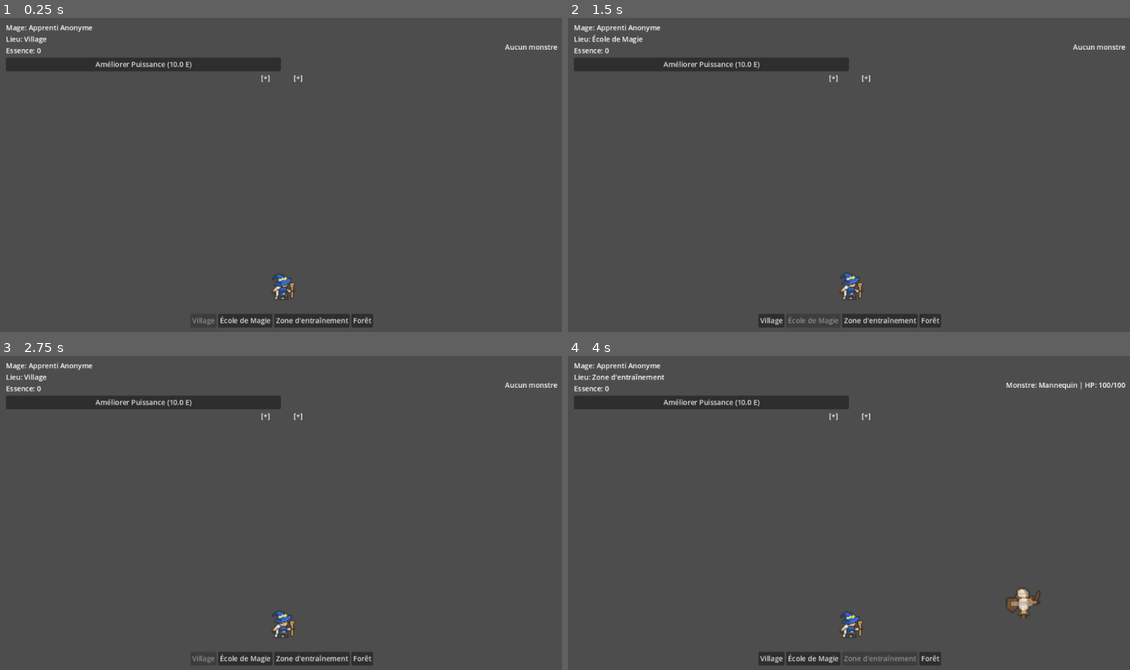
Above: before the commit, frames 1-4 (two rows, left to right).
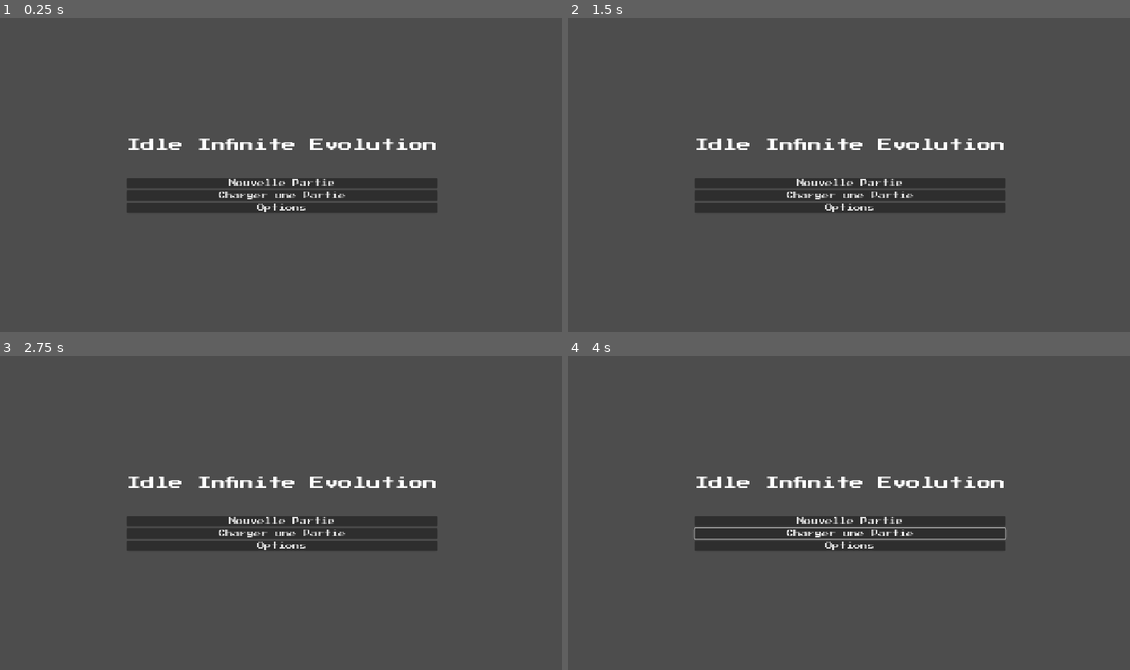
Above: after the commit, the same moments.

Repository: Azeratorre/idle-spell
Game: Godot game, scene res://scenes/Launcher.tscn
Two runs of this game, one before a commit and one after it. Both use one fixed random seed, a clock stepped at 60 frames per second and the inputs below. Before the commit the project starts from res://scenes/Game.tscn.
Inputs (mouse positions are in pixels of both pictures, inside the frame that each line leads up to):
- Up to frame 1 (0.25 s): no input
- Up to frame 2 (1.5 s): click (714, 65) at 0.5 s, where only the run before the commit has a clickable "Améliorer Puissance (10.0 E)"; click (815, 319) at 1.25 s, where only the run before the commit has a clickable "École de Magie"
- Up to frame 3 (2.75 s): click (202, 657) at 2 s, where only the run before the commit has a clickable "Village"
- Up to frame 4 (4 s): click (849, 531) at 2.75 s, where only the run after the commit has a clickable "Charger une Partie"; click (882, 657) at 3.5 s, where only the run before the commit has a clickable "Zone d'entraînement"

The runs differ from the first frame. In frame 1, 9.5% of the frame differs, in the area x 1-100%, y 2-99%; in frame 2, 9.4%; in frame 3, 9.5%; in frame 4, 10%.

Commit message:
feat: Implement launcher, save/load system, and visual theme

Diff:
--- /dev/null
+++ b/assets/shaders/gradient_text.gdshader
@@ -0,0 +1,19 @@
+shader_type canvas_item;
+
+// Uniforms sont des variables que l'on peut changer depuis l'éditeur Godot
+uniform vec4 color_top : source_color = vec4(1.0, 0.5, 0.8, 1.0); // Rose clair par défaut
+uniform vec4 color_bottom : source_color = vec4(0.8, 0.2, 0.6, 1.0); // Rose foncé par défaut
+
+void fragment() {
+	// On récupère la couleur de base du texte (généralement blanc)
+	vec4 original_color = texture(TEXTURE, UV);
+
+	// UV.y va de 0.0 (en haut) à 1.0 (en bas).
+	// On utilise mix() pour mélanger les deux couleurs en fonction de cette coordonnée.
+	vec4 gradient_color = mix(color_top, color_bottom, UV.y);
+
+	// On multiplie la couleur du dégradé par la couleur originale.
+	// Comme le texte est blanc, blanc * dégradé = dégradé.
+	// L'alpha de la couleur originale permet de ne dessiner que là où il y a du texte.
+	COLOR = gradient_color * original_color;
+}
--- /dev/null
+++ b/assets/themes/main_theme.tres
@@ -0,0 +1,15 @@
+[gd_resource type="Theme" load_steps=4 format=3]
+
+[ext_resource type="FontFile" path="res://assets/fonts/PressStart2P-Regular.ttf" id="1_font"]
+[ext_resource type="Shader" path="res://assets/shaders/gradient_text.gdshader" id="2_shader"]
+
+[sub_resource type="ShaderMaterial" id="ShaderMaterial_1"]
+shader = ExtResource("2_shader")
+shader_parameter/color_top = Color(1, 0.5, 0.8, 1)
+shader_parameter/color_bottom = Color(0.8, 0.2, 0.6, 1)
+
+[resource]
+default_font = ExtResource("1_font")
+default_font_size = 16
+Label/colors/font_color = Color(1, 1, 1, 1)
+Label/materials/font_material = SubResource("ShaderMaterial_1")
--- a/project.godot
+++ b/project.godot
@@ -11,24 +11,24 @@
 [application]
 
 config/name="Idle Spell"
-run/main_scene="res://scenes/Game.tscn"
+run/main_scene="res://scenes/Launcher.tscn"
 config/features=PackedStringArray("4.4", "GL Compatibility")
 config/icon="res://icon.svg"
-config/main_scene="res://scenes/Game.tscn"
 
 [autoload]
 
 GameState="*res://scripts/GameState.gd"
+SceneManager="*res://scripts/SceneManager.gd"
 
-[display/window]
+[display]
 
-size/viewport_width=1280
-size/viewport_height=720
-mode=3
-stretch/mode="canvas_items"
-stretch/aspect="keep"
+window/size/viewport_width=1280
+window/size/viewport_height=720
+window/stretch/mode="canvas_items"
+window/mode=1
 
 [rendering]
 
+textures/canvas_textures/default_texture_filter=0
 renderer/rendering_method="gl_compatibility"
 renderer/rendering_method.mobile="gl_compatibility"
--- a/scenes/Game.tscn
+++ b/scenes/Game.tscn
@@ -1,8 +1,9 @@
-[gd_scene load_steps=4 format=3 uid="uid://crk36jktdpy0u"]
+[gd_scene load_steps=5 format=3 uid="uid://crk36jktdpy0u"]
 
 [ext_resource type="Script" uid="uid://ce3mlxa6kdfiw" path="res://scripts/Game.gd" id="1_w84de"]
 [ext_resource type="Texture2D" uid="uid://cks7ir53n2jk5" path="res://assets/Background.png" id="2_nm07c"]
 [ext_resource type="PackedScene" uid="uid://b33oq3fdjtaek" path="res://scenes/Player.tscn" id="3_v1q0k"]
+[ext_resource type="Theme" path="res://assets/themes/main_theme.tres" id="4_theme"]
 
 [node name="Game" type="Node2D"]
 script = ExtResource("1_w84de")
@@ -36,6 +37,7 @@
 anchor_bottom = 1.0
 grow_horizontal = 2
 grow_vertical = 2
+theme = ExtResource("4_theme")
 theme_override_constants/margin_left = 15
 theme_override_constants/margin_top = 15
 theme_override_constants/margin_right = 15
@@ -108,6 +110,10 @@
 layout_mode = 2
 text = "Reprendre"
 
+[node name="SaveButton" type="Button" parent="UI/PauseMenu/MenuButtons"]
+layout_mode = 2
+text = "Sauvegarder"
+
 [node name="CharacterButton" type="Button" parent="UI/PauseMenu/MenuButtons"]
 layout_mode = 2
 text = "Personnage"
--- /dev/null
+++ b/scenes/Launcher.tscn
@@ -0,0 +1,47 @@
+[gd_scene load_steps=3 format=3]
+
+[ext_resource type="Theme" path="res://assets/themes/main_theme.tres" id="1_theme"]
+[ext_resource type="Script" path="res://scripts/launcher.gd" id="2_script"]
+
+[node name="Launcher" type="Control"]
+layout_mode = 3
+anchors_preset = 15
+anchor_right = 1.0
+anchor_bottom = 1.0
+grow_horizontal = 2
+grow_vertical = 2
+theme = ExtResource("1_theme")
+script = ExtResource("2_script")
+
+[node name="CenterContainer" type="CenterContainer" parent="."]
+layout_mode = 1
+anchors_preset = 15
+anchor_right = 1.0
+anchor_bottom = 1.0
+grow_horizontal = 2
+grow_vertical = 2
+
+[node name="VBoxContainer" type="VBoxContainer" parent="CenterContainer"]
+layout_mode = 2
+alignment = 1
+
+[node name="Title" type="Label" parent="CenterContainer/VBoxContainer"]
+layout_mode = 2
+theme_override_font_sizes/font_size = 32
+text = "Idle Infinite Evolution"
+
+[node name="Spacer" type="Control" parent="CenterContainer/VBoxContainer"]
+custom_minimum_size = Vector2(0, 50)
+layout_mode = 2
+
+[node name="NewGameButton" type="Button" parent="CenterContainer/VBoxContainer"]
+layout_mode = 2
+text = "Nouvelle Partie"
+
+[node name="LoadGameButton" type="Button" parent="CenterContainer/VBoxContainer"]
+layout_mode = 2
+text = "Charger une Partie"
+
+[node name="OptionsButton" type="Button" parent="CenterContainer/VBoxContainer"]
+layout_mode = 2
+text = "Options"
--- a/scenes/Monster.tscn
+++ b/scenes/Monster.tscn
@@ -1,7 +1,10 @@
-[gd_scene load_steps=3 format=3]
+[gd_scene load_steps=4 format=3]
 
 [ext_resource type="Script" path="res://scripts/monster.gd" id="1_abcde"]
 [ext_resource type="Texture2D" path="res://assets/Training Dummy attack Sprite Sheet.png" id="2_fghij"]
+
+[sub_resource type="StyleBoxFlat" id="StyleBoxFlat_1"]
+bg_color = Color(0.45098, 0.862745, 0.45098, 1)
 
 [node name="Monster" type="Node2D"]
 script = ExtResource("1_abcde")
@@ -17,3 +20,12 @@
 offset_right = 25.0
 offset_bottom = -40.0
 show_percentage = false
+
+[node name="XPBar" type="ProgressBar" parent="."]
+offset_left = -25.0
+offset_top = -57.0
+offset_right = 25.0
+offset_bottom = -52.0
+theme_override_styles/fill = SubResource("StyleBoxFlat_1")
+value = 50.0
+show_percentage = false
--- /dev/null
+++ b/scenes/Slime.tscn
@@ -0,0 +1,7 @@
+[gd_scene load_steps=3 format=3 uid="uid://b7aafrqwq24sf"]
+
+[ext_resource type="PackedScene" path="res://scenes/Monster.tscn" id="1_abcde"]
+[ext_resource type="Script" uid="uid://bulcklmxy7ps1" path="res://scripts/slime.gd" id="2_fghij"]
+
+[node name="Slime" instance=ExtResource("1_abcde")]
+script = ExtResource("2_fghij")
--- a/scripts/Game.gd
+++ b/scripts/Game.gd
@@ -18,7 +18,7 @@
 	{"name": "Village", "monster": null},
 	{"name": "École de Magie", "monster": null},
 	{"name": "Zone d'entraînement", "monster": "res://scenes/Monster.tscn"},
-	{"name": "Forêt", "monster": null}
+	{"name": "Forêt", "monster": "res://scenes/Slime.tscn"}
 ]
 
 var current_monster = null
@@ -44,6 +44,8 @@
 	pause_menu.get_node("MenuButtons/ResumeButton").pressed.connect(toggle_pause)
 	pause_menu.get_node("MenuButtons/CharacterButton").pressed.connect(_on_character_button_pressed)
 	pause_menu.get_node("MenuButtons/GrimoireButton").pressed.connect(_on_grimoire_button_pressed)
+	# Ajout de la connexion pour le bouton Sauvegarder
+	pause_menu.get_node("MenuButtons/SaveButton").pressed.connect(GameState.save_game)
 	character_panel.get_node("MarginContainer/VBoxContainer/BackButton").pressed.connect(_on_back_to_pause_menu_pressed)
 	grimoire_panel.get_node("MarginContainer/VBoxContainer/BackButton").pressed.connect(_on_back_to_pause_menu_pressed)
 
@@ -67,7 +69,7 @@
 	upgrade_power_button.text = "Améliorer Puissance (" + str(power_cost) + " E)"
 
 	if is_instance_valid(current_monster):
-		monster_stats_label.text = "Monstre: Mannequin | HP: 100/100"
+		update_monster_stats_label()
 	else:
 		monster_stats_label.text = "Aucun monstre"
 
@@ -107,6 +109,16 @@
 		player.set_target(null)
 
 	update_ui()
+
+func update_monster_stats_label():
+	if not is_instance_valid(current_monster):
+		return
+
+	var monster_name = "Mannequin" # Par défaut
+	if "Slime" in current_monster.get_script().resource_path:
+		monster_name = "Slime"
+
+	monster_stats_label.text = "Monstre: %s (Niv. %d) | HP: %d/%d" % [monster_name, current_monster.level, int(current_monster.current_hp), current_monster.max_hp]
 
 # --- Fonctions de mise à jour des panneaux ---
 
@@ -225,6 +237,8 @@
 	if grimoire_panel.visible:
 		update_grimoire_panel()
 	update_hud_spell_bar()
+	# On met à jour les HP du monstre sur l'HUD à chaque coup
+	update_monster_stats_label()
 
 func _on_generic_upgrade_pressed(stat_name: String):
 	if GameState.upgrade_stat(stat_name):
--- a/scripts/GameState.gd
+++ b/scripts/GameState.gd
@@ -1,101 +1,137 @@
 extends Node
 
-# Signal émis lorsque la quantité d'essence magique change
 signal essence_updated(new_value)
 
-# Données du joueur
+const SAVE_FILE_PATH = "user://savegame.json"
+
+# --- Données du joueur ---
 var player_name: String = "Apprenti Anonyme"
 var magic_essence: int = 0:
 	set(value):
 		magic_essence = value
 		emit_signal("essence_updated", magic_essence)
 
-# Statistiques du joueur
-var stats: Dictionary = {
-	"intelligence": 1,
-	"power": 1,
-	"celerity": 1,
-	"wisdom": 1
-}
-
-# Emplacements de sorts actifs
+var stats: Dictionary = { "intelligence": 1, "power": 1, "celerity": 1, "wisdom": 1 }
 var spell_slots: Array = [null, null]
-
-# Grimoire de tous les sorts appris
 var spellbook: Array = []
-
-# Niveaux des monstres rencontrés
 var monster_levels: Dictionary = {}
-
-# Pour assigner un ID unique à chaque nouveau sort
 var next_spell_id: int = 0
-
-# Index de la zone actuelle
 var current_zone_index: int = 0
 
-# --- Données des sorts (similaire à skillTiers en JS) ---
+# --- Données des sorts ---
 const SPELL_DATA = {
 	"spark": { "name": "Étincelle", "symbol": "✨", "base_damage": 5, "element": "Feu" },
 	"bubble": { "name": "Bulle", "symbol": "💧", "base_damage": 4, "element": "Eau" }
 }
 
 func _ready():
-	# Pour les tests, on commence avec deux sorts appris
-	if spellbook.is_empty():
-		var spell_spark = { "id": "spark", "level": 1, "xp": 0, "xp_to_next_level": 100 }
-		var spell_bubble = { "id": "bubble", "level": 1, "xp": 0, "xp_to_next_level": 100 }
-		spellbook.append(spell_spark)
-		spellbook.append(spell_bubble)
+	reset_to_default()
 
-# --- Fonctions de modification des données ---
+# --- Fonctions de gestion des données ---
+
+func reset_to_default():
+	player_name = "Apprenti Anonyme"
+	magic_essence = 0
+	stats = { "intelligence": 1, "power": 1, "celerity": 1, "wisdom": 1 }
+	spell_slots = [null, null]
+	spellbook = []
+	monster_levels = {}
+	next_spell_id = 0
+	current_zone_index = 0
+
+	# On donne les sorts de base au joueur
+	var spell_spark = { "id": "spark", "level": 1, "xp": 0, "xp_to_next_level": 100 }
+	var spell_bubble = { "id": "bubble", "level": 1, "xp": 0, "xp_to_next_level": 100 }
+	spellbook.append(spell_spark)
+	spellbook.append(spell_bubble)
+	print("GameState réinitialisé aux valeurs par défaut.")
 
 func add_essence(amount: int):
 	self.magic_essence += amount
-	print(str(amount) + " essence magique gagnée. Total : " + str(magic_essence))
 
 func upgrade_stat(stat_name: String):
-	# Calcule le coût basé sur le niveau actuel de la stat
 	var current_level = stats[stat_name]
 	var cost = floor(10 * pow(1.5, current_level - 1))
+	if magic_essence >= cost:
+		self.magic_essence -= cost
+		stats[stat_name] += 1
+		return true
+	else:
+		return false
 
-	if magic_essence >= cost:
-		# Si on a assez d'essence, on paie le coût
-		self.magic_essence -= cost
-		# On augmente le niveau de la stat
-		stats[stat_name] += 1
-		print(stat_name + " amélioré au niveau " + str(stats[stat_name]))
-		return true # L'amélioration a réussi
-	else:
-		# Sinon, on signale que l'amélioration a échoué
-		print("Pas assez d'essence pour améliorer " + stat_name)
-		return false # L'amélioration a échoué
+func get_monster_data(monster_id: String):
+	return monster_levels.get(monster_id, {"level": 1, "xp": 0})
+
+func update_monster_data(monster_id: String, data: Dictionary):
+	monster_levels[monster_id] = data
 
 func gain_spell_xp(spell_info: Dictionary, amount: int):
-	# On cherche le sort correspondant dans le grimoire
 	for spell in spellbook:
 		if spell.id == spell_info.id:
-			# On augmente son XP (avec le bonus d'intelligence)
 			var intelligence_bonus = 1 + (stats["intelligence"] - 1) * 0.1
 			spell.xp += round(amount * intelligence_bonus)
-
-			# On vérifie s'il monte de niveau
 			if spell.xp >= spell.xp_to_next_level:
 				spell.level += 1
 				spell.xp = 0
-				# On augmente le coût en XP pour le prochain niveau
 				spell.xp_to_next_level = floor(spell.xp_to_next_level * 1.8)
 				var spell_name = SPELL_DATA[spell.id].name
 				print(spell_name + " a atteint le niveau " + str(spell.level) + " !")
-
-			# On a trouvé et mis à jour le sort, on peut arrêter la boucle
 			break
 
 # --- Fonctions de Sauvegarde et Chargement ---
 
 func save_game():
-	# La logique de sauvegarde sera implémentée ici
-	print("Partie sauvegardée (logique à faire)")
+	# On rassemble toutes les données à sauvegarder dans un dictionnaire
+	var save_data = {
+		"player_name": player_name,
+		"magic_essence": magic_essence,
+		"stats": stats,
+		"spell_slots": spell_slots,
+		"spellbook": spellbook,
+		"monster_levels": monster_levels,
+		"next_spell_id": next_spell_id,
+		"current_zone_index": current_zone_index
+	}
 
-func load_game():
-	# La logique de chargement sera implémentée ici
-	print("Partie chargée (logique à faire)")
+	# On ouvre le fichier de sauvegarde en mode écriture
+	var file = FileAccess.open(SAVE_FILE_PATH, FileAccess.WRITE)
+	if file:
+		# On convertit le dictionnaire en texte JSON
+		var json_string = JSON.stringify(save_data, "\t")
+		# On écrit le texte dans le fichier
+		file.store_string(json_string)
+		file.close()
+		print("Partie sauvegardée avec succès dans " + SAVE_FILE_PATH)
+	else:
+		print("Erreur lors de la sauvegarde de la partie.")
+
+func load_game() -> bool:
+	if not FileAccess.file_exists(SAVE_FILE_PATH):
+		print("Fichier de sauvegarde non trouvé.")
+		return false
+
+	var file = FileAccess.open(SAVE_FILE_PATH, FileAccess.READ)
+	if file:
+		var json_string = file.get_as_text()
+		file.close()
+
+		var parse_result = JSON.parse_string(json_string)
+		if parse_result != null:
+			var data = parse_result
+			# On charge les données dans notre état de jeu
+			player_name = data.get("player_name", "Apprenti")
+			magic_essence = data.get("magic_essence", 0)
+			stats = data.get("stats", { "intelligence": 1, "power": 1, "celerity": 1, "wisdom": 1 })
+			spell_slots = data.get("spell_slots", [null, null])
+			spellbook = data.get("spellbook", [])
+			monster_levels = data.get("monster_levels", {})
+			next_spell_id = data.get("next_spell_id", 0)
+			current_zone_index = data.get("current_zone_index", 0)
+			print("Partie chargée avec succès.")
+			return true
+		else:
+			print("Erreur lors de la lecture du fichier de sauvegarde (JSON invalide).")
+			return false
+	else:
+		print("Erreur lors de l'ouverture du fichier de sauvegarde.")
+		return false
--- /dev/null
+++ b/scripts/SceneManager.gd
@@ -0,0 +1,6 @@
+extends Node
+
+# Fonction pour changer la scène actuellement affichée
+func change_scene(scene_path: String):
+	# change_scene_to_file est la fonction de Godot pour charger et afficher une nouvelle scène
+	get_tree().change_scene_to_file(scene_path)
--- /dev/null
+++ b/scripts/launcher.gd
@@ -0,0 +1,30 @@
+extends Control
+
+@onready var new_game_button = $CenterContainer/VBoxContainer/NewGameButton
+@onready var load_game_button = $CenterContainer/VBoxContainer/LoadGameButton
+@onready var options_button = $CenterContainer/VBoxContainer/OptionsButton
+
+func _ready():
+	new_game_button.pressed.connect(_on_new_game_pressed)
+	load_game_button.pressed.connect(_on_load_game_pressed)
+	options_button.pressed.connect(_on_options_pressed)
+
+func _on_new_game_pressed():
+	print("Nouvelle partie lancée !")
+	# On réinitialise l'état du jeu avant de commencer
+	GameState.reset_to_default()
+	# On change pour la scène de jeu
+	SceneManager.change_scene("res://scenes/Game.tscn")
+
+func _on_load_game_pressed():
+	print("Chargement de la partie...")
+	if GameState.load_game():
+		# Si le chargement réussit, on va à la scène de jeu
+		SceneManager.change_scene("res://scenes/Game.tscn")
+	else:
+		# Si aucune sauvegarde n'est trouvée, on le signale
+		# (On ajoutera une notification visuelle plus tard)
+		print("Aucune sauvegarde trouvée.")
+
+func _on_options_pressed():
+	print("Le menu Options n'est pas encore implémenté.")
--- a/scripts/monster.gd
+++ b/scripts/monster.gd
@@ -1,74 +1,77 @@
 extends Node2D
 
-# Signal qui sera émis lorsque le monstre est vaincu
 signal died
-# Signal émis chaque fois que le monstre est touché par un sort
 signal hit_by_spell(spell_info)
 
 @onready var sprite: Sprite2D = $Sprite
 @onready var hp_bar: ProgressBar = $HPBar
+@onready var xp_bar: ProgressBar = $XPBar
 
-# --- Stats du monstre ---
+var monster_id: String = "training_dummy"
+var base_hp: int = 100
+var base_essence_reward: int = 10
+var level: int = 1
+var xp: int = 0
+var xp_to_next_level: int = 100
 var max_hp: int = 100
 var current_hp: int = 100
 var essence_reward: int = 10
 var is_dead: bool = false
 
-# --- Variables pour l'animation ---
 var animation_frame_count: int = 5
 var current_frame: int = 0
 var animation_timer: float = 0.0
-var animation_speed: float = 0.1 # Temps en secondes entre chaque frame (100ms)
-var is_animating: bool = false # Pour contrôler si l'animation doit jouer
+var animation_speed: float = 0.1
+var is_animating: bool = false
 
 func _ready():
-	# Initialise la barre de vie
+	var monster_data = GameState.get_monster_data(monster_id)
+	level = monster_data.level
+	xp = monster_data.xp
+	update_stats_to_level()
 	hp_bar.max_value = max_hp
 	hp_bar.value = current_hp
+	xp_bar.max_value = xp_to_next_level
+	xp_bar.value = xp
 
-# La fonction _process est appelée à chaque image
+func update_stats_to_level():
+	max_hp = floor(base_hp * pow(1.2, level - 1))
+	essence_reward = floor(base_essence_reward * pow(1.1, level - 1))
+	xp_to_next_level = floor(100 * pow(1.5, level - 1))
+	current_hp = max_hp
+
+func gain_xp():
+	xp += floor(xp_to_next_level / 10.0)
+	xp_bar.value = xp
+	if xp >= xp_to_next_level:
+		level += 1
+		xp = 0
+		update_stats_to_level() # Met à jour les barres après la montée de niveau
+	GameState.update_monster_data(monster_id, {"level": level, "xp": xp})
+
 func _process(delta: float):
-	# Si l'animation ne doit pas jouer, on ne fait rien
 	if not is_animating:
 		return
-
 	animation_timer += delta
-
 	if animation_timer > animation_speed:
-		current_frame += 1
-
-		# Si on a atteint la fin de l'animation
-		if current_frame >= animation_frame_count:
-			# On arrête l'animation et on revient à la première image
-			is_animating = false
-			current_frame = 0
-
+		current_frame = (current_frame + 1) % animation_frame_count
 		sprite.frame = current_frame
 		animation_timer = 0.0
 
-# Une fonction pour démarrer l'animation
 func play_attack_animation():
 	is_animating = true
 	current_frame = 0
 	animation_timer = 0.0
 
-# Fonction appelée par le projectile lorsqu'il touche le monstre
 func take_damage(amount: int, spell_info: Dictionary):
-	# Si le monstre est déjà mort, on ignore les dégâts supplémentaires
 	if is_dead:
 		return
-
 	current_hp -= amount
 	hp_bar.value = current_hp
-	print("Monstre touché ! HP restants : ", current_hp)
-
-	# On émet le signal pour dire quel sort a touché
 	emit_signal("hit_by_spell", spell_info)
-
 	play_attack_animation()
-
 	if current_hp <= 0:
 		is_dead = true
-		# On émet le signal de mort et on se cache en attendant d'être supprimé/réinitialisé
+		gain_xp()
 		emit_signal("died")
-		hide() # On cache le monstre
+		hide()
--- a/scripts/player.gd
+++ b/scripts/player.gd
@@ -2,28 +2,27 @@
 
 @onready var sprite: Sprite2D = $Sprite
 
-# --- Variables pour l'animation ---
 var animation_frame_count: int = 6
 var current_frame: int = 0
 var animation_timer: float = 0.0
 var animation_speed: float = 0.15
 
-# --- Variables pour le combat ---
 var monster_target: Node2D = null
 var projectile_scene = preload("res://scenes/Projectile.tscn")
 
-# Un tableau pour suivre la progression de chaque sort.
-# Il aura la même taille que le tableau `spell_slots`.
 var cast_progress: Array = []
+var cast_bars: Dictionary = {}
+var cast_bar_stylebox = StyleBoxFlat.new()
 
 func _ready():
-	# Initialise le tableau de progression pour qu'il corresponde au nombre d'emplacements
 	cast_progress.resize(GameState.spell_slots.size())
 	cast_progress.fill(0.0)
+	cast_bar_stylebox.bg_color = Color.PURPLE
 
 func _process(delta: float):
 	update_animation(delta)
 	update_casting(delta)
+	update_cast_bar_positions()
 
 func update_animation(delta: float):
 	animation_timer += delta
@@ -34,31 +33,54 @@
 
 func update_casting(delta: float):
 	if not is_instance_valid(monster_target):
+		if not cast_bars.is_empty():
+			clear_all_cast_bars()
 		return
 
-	# On parcourt tous les emplacements de sorts
 	for i in range(GameState.spell_slots.size()):
 		var spell = GameState.spell_slots[i]
 
-		# Si un sort est équipé dans cet emplacement
 		if spell != null:
-			# On augmente la progression de son incantation
 			cast_progress[i] += delta
-
-			# On calcule le temps d'incantation (pour l'instant, 1.5s pour tous)
 			var celerity_bonus = 1 + (GameState.stats["celerity"] - 1) * 0.05
 			var cast_time = 1.5 / celerity_bonus
 
-			# Si l'incantation est terminée
+			if not cast_bars.has(i):
+				var new_bar = ProgressBar.new()
+				new_bar.custom_minimum_size = Vector2(50, 8)
+				# Ligne corrigée : on utilise la méthode add_theme_stylebox_override
+				new_bar.add_theme_stylebox_override("fill", cast_bar_stylebox)
+				new_bar.max_value = cast_time
+				new_bar.show_percentage = false
+				add_child(new_bar)
+				cast_bars[i] = new_bar
+
+			cast_bars[i].value = cast_progress[i]
+
 			if cast_progress[i] >= cast_time:
 				fire_skill(spell)
-				# On réinitialise la progression pour cet emplacement
 				cast_progress[i] = 0.0
+		else:
+			if cast_bars.has(i):
+				cast_bars[i].queue_free()
+				cast_bars.erase(i)
+
+func update_cast_bar_positions():
+	var y_offset = 40.0
+	var visible_bars = cast_bars.values()
+	for i in range(visible_bars.size()):
+		var bar = visible_bars[i]
+		bar.position = Vector2(-bar.size.x / 2, -y_offset - (i * (bar.size.y + 2)))
 
 func set_target(target: Node2D):
 	monster_target = target
-	# On réinitialise la progression de toutes les incantations
 	cast_progress.fill(0.0)
+	clear_all_cast_bars()
+
+func clear_all_cast_bars():
+	for bar in cast_bars.values():
+		bar.queue_free()
+	cast_bars.clear()
 
 func fire_skill(spell_data):
 	if not is_instance_valid(monster_target):
--- /dev/null
+++ b/scripts/slime.gd
@@ -0,0 +1,15 @@
+extends "res://scripts/monster.gd"
+
+# Cette fonction est appelée quand le Slime est créé.
+# Elle nous permet de changer les stats de base définies dans monster.gd.
+func _ready():
+	# On définit l'ID unique pour le Slime
+	monster_id = "slime"
+
+	# Statistiques de base spécifiques au Slime
+	base_hp = 80
+	base_essence_reward = 15
+
+	# On appelle la fonction _ready() du script parent (monster.gd)
+	# pour qu'elle initialise tout avec nos nouvelles valeurs.
+	super._ready()
Not shown, added: Press_Start_2P (1)/OFL.txt
Binary file added: Press_Start_2P (1)/PressStart2P-Regular.ttf
Not shown, added: Press_Start_2P (1)/PressStart2P-Regular.ttf.import
Binary file added: assets/fonts/PressStart2P-Regular.ttf
Not shown, added: assets/fonts/PressStart2P-Regular.ttf.import
Not shown, added: assets/shaders/gradient_text.gdshader.uid
Not shown, added: scripts/SceneManager.gd.uid
Not shown, added: scripts/launcher.gd.uid
Not shown, added: scripts/slime.gd.uid
Not shown, added: Press_Start_2P (1).zip
